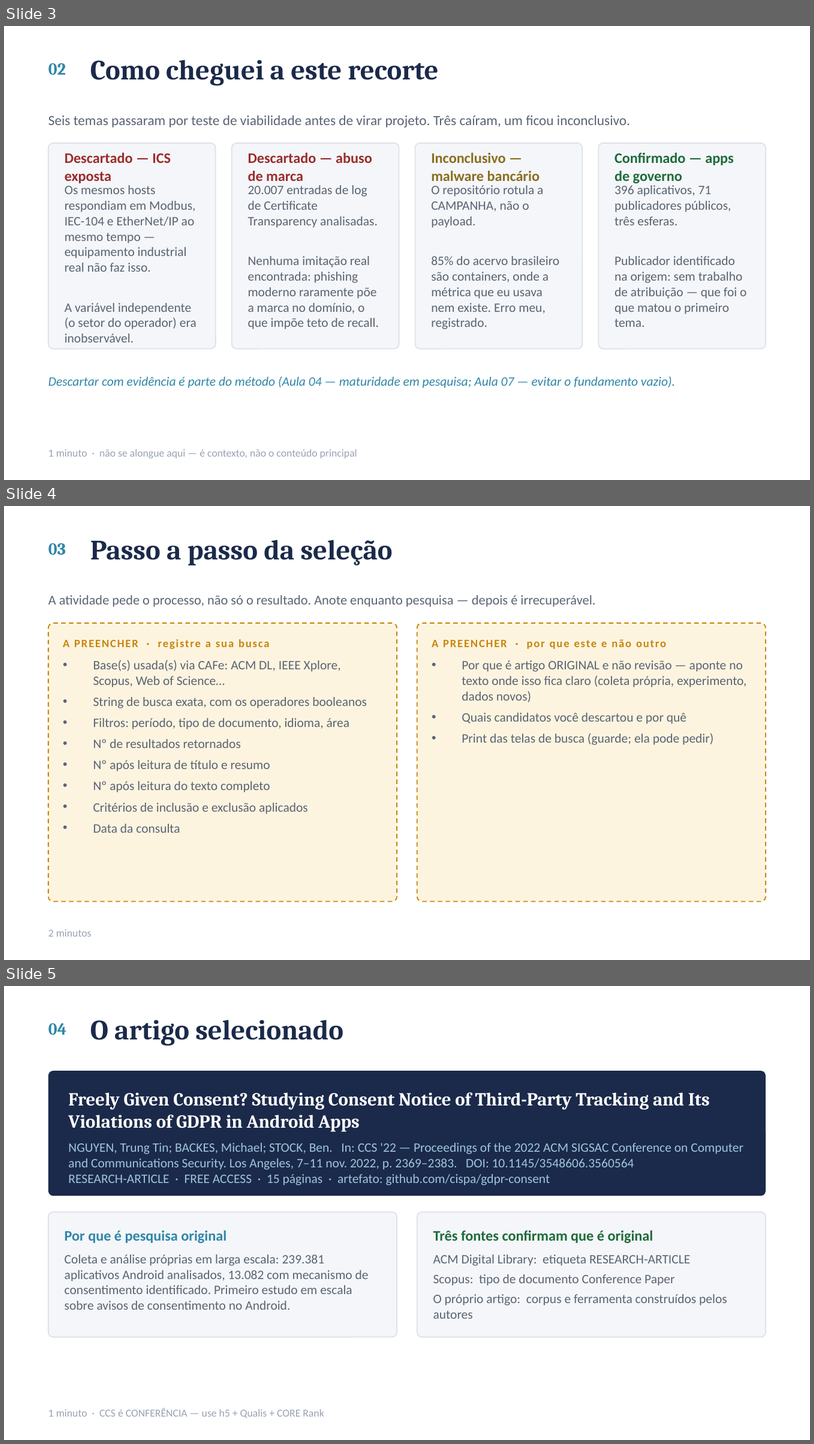
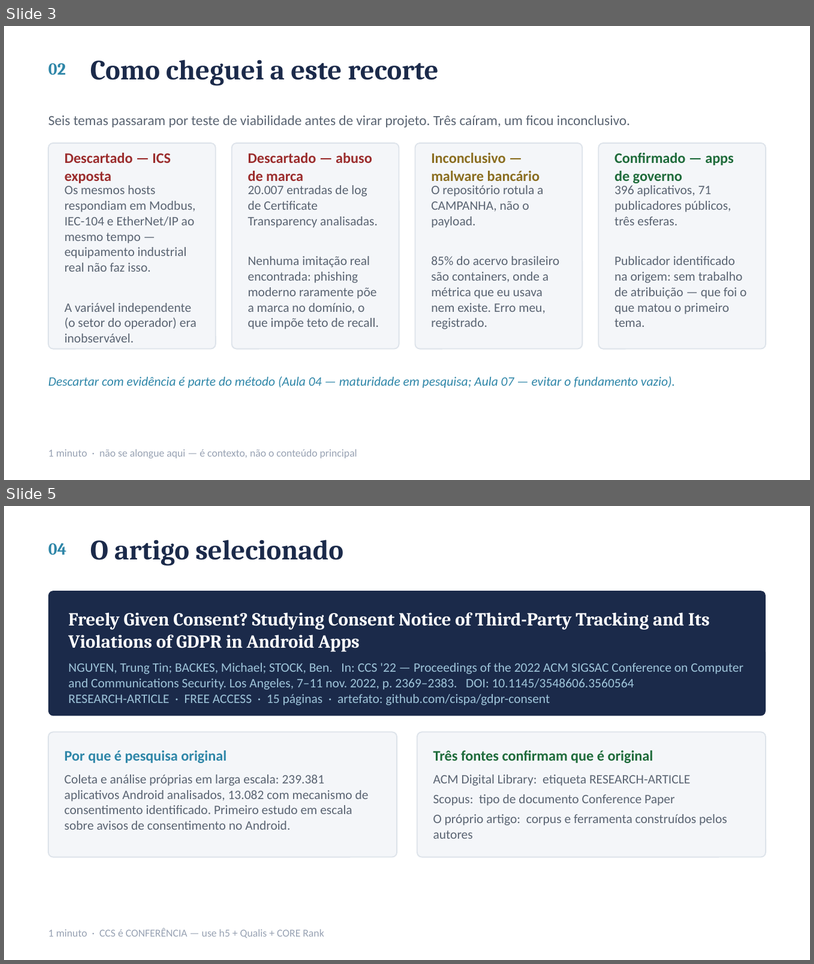
Before and after one commit to ClaudioAMF1/TCC, a slide deck: seminario/seminario-analise-de-artigo.pptx. Shown one above the other, each under a label of ours: slides 3, 4 and 5 before the commit, slides 3 and 5 after it; the slides between them are not shown. The pictures are 814x1444 and 814x964 pixels, drawn with LibreOffice and Linux fonts; fonts in the diff are those of the drawing. Boxes give left, top, right and bottom in pixels: in the first picture for what was removed or moved away, otherwise in the second. Text is boxed around its words. In the diff, an @@ line names an element or a change of style, - is before the commit and + after.

```diff
--- a/seminario/seminario-analise-de-artigo.pptx
+++ b/seminario/seminario-analise-de-artigo.pptx
@@ slide 4 removed at <box>4,506,810,960</box>, background #FFFFFF @@
@@ text removed at <box>90,540,393,565</box> @@
-Passo a passo da seleção
@@ text removed at <box>48,543,66,555</box> @@
-03
@@ text removed at <box>48,595,596,607</box> @@
-A atividade pede o processo, não só o resultado. Anote enquanto pesquisa — depois é irrecuperável.
@@ rounded rectangle removed at <box>48,623,398,901</box> @@
@@ rounded rectangle removed at <box>417,623,766,901</box> @@
@@ text removed at <box>63,639,270,649</box> @@
-A PREENCHER · registre a sua busca
@@ text removed at <box>432,639,666,649</box> @@
-A PREENCHER · por que este e não outro
@@ text removed at <box>93,660,367,832</box> @@
-• Base(s) usada(s) via CAFe: ACM DL, IEEE Xplore, Scopus, Web of Science…
-• String de busca exata, com os operadores booleanos
-• Filtros: período, tipo de documento, idioma, área
-• Nº de resultados retornados
-• Nº após leitura de título e resumo
-• Nº após leitura do texto completo
-• Critérios de inclusão e exclusão aplicados
-• Data da consulta
@@ text removed at <box>462,660,747,745</box> @@
-• Por que é artigo ORIGINAL e não revisão — aponte no texto onde isso fica claro (coleta própria, experimento, dados novos)
-• Quais candidatos você descartou e por quê
-• Print das telas de busca (guarde; ela pode pedir)
@@ text removed at <box>48,929,92,936</box> @@
-2 minutos
```
Also in this commit, not shown: 1 slide added, 20 other files.
